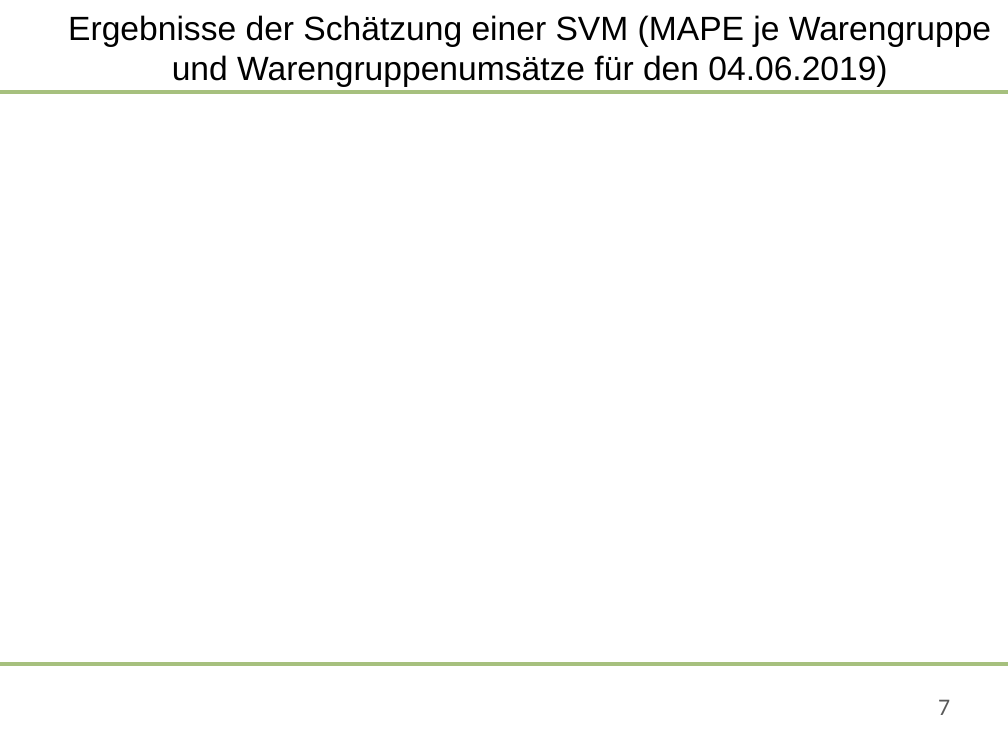
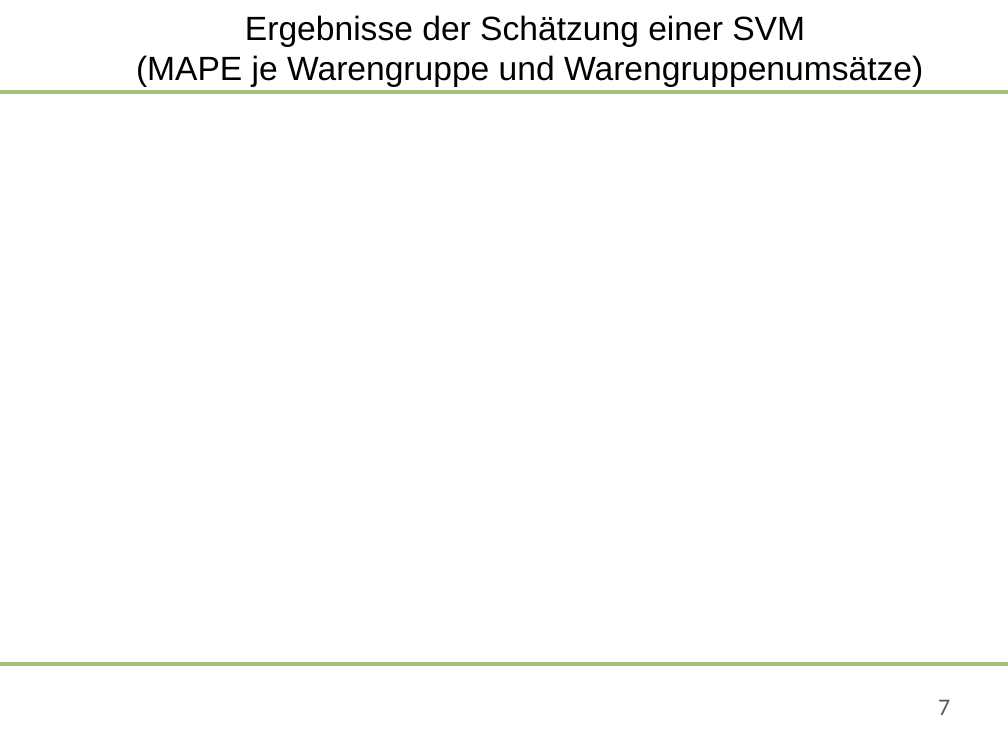
Before and after one commit to saludwig26/Data-science-Team-5-1, a slide deck: slide 7 of 09-06-2020-Präsentation_Team 5.pptx. Drawn at 1008x756 pixels with LibreOffice and Linux fonts; fonts in the diff are those of the drawing; background and template pictures are left out. Boxes give left, top, right and bottom in pixels: in the first picture for what was removed or moved away, otherwise in the second. Text is boxed around its words. In the diff, an @@ line names an element or a change of style, - is before the commit and + after.

```diff
--- a/09-06-2020-Präsentation_Team 5.pptx
+++ b/09-06-2020-Präsentation_Team 5.pptx
@@ title at (136, 15, 923, 87): text changed @@
-Ergebnisse der Schätzung einer SVM (MAPE je Warengruppe und Warengruppenumsätze für den 04.06.2019)
+Ergebnisse der Schätzung einer SVM
+(MAPE je Warengruppe und Warengruppenumsätze)
```
Also in this commit, not shown: 6 other slides changed, 2 slides added, 1 slide removed.
